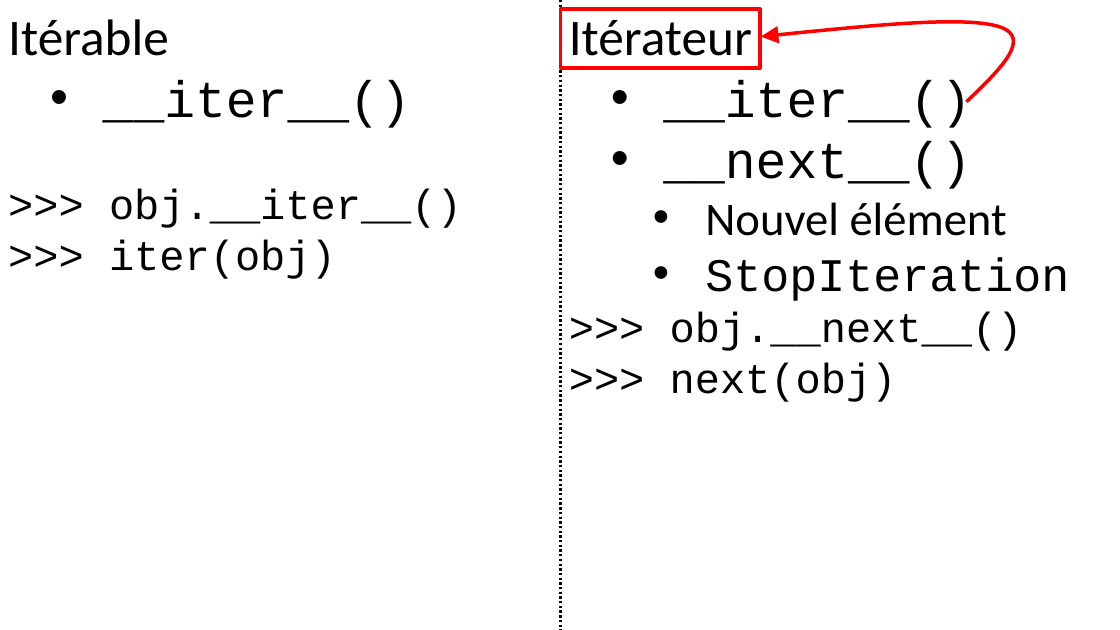
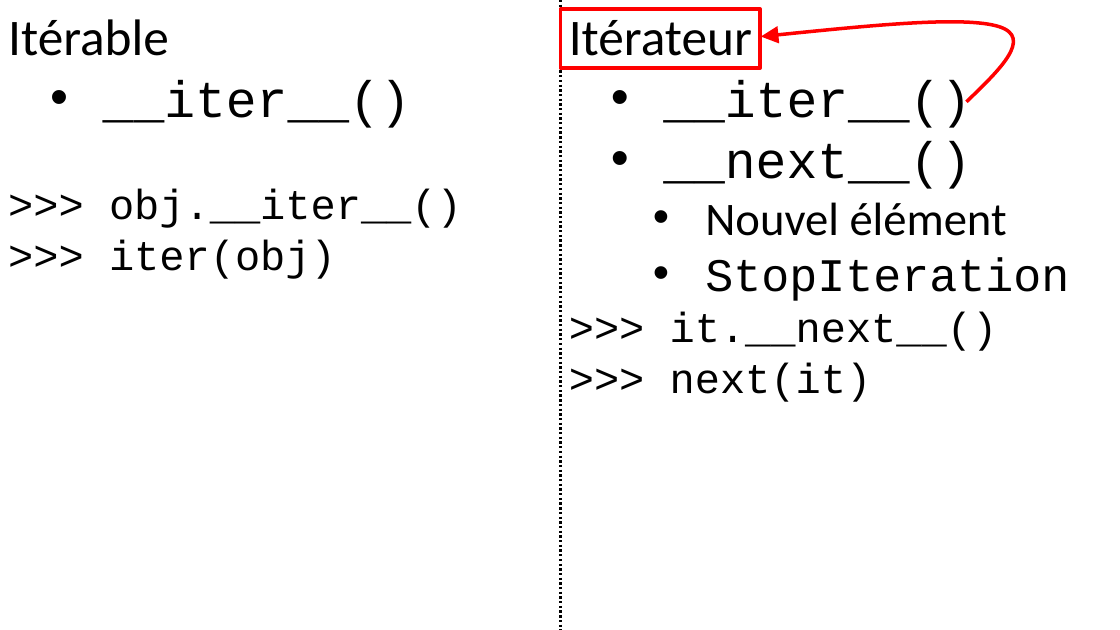
Before and after one commit to parmentelat/flotpython-archive, a slide deck: slide 3 of w5/w5-s1-av-slide1.pptx. Drawn at 1120x630 pixels with LibreOffice and Linux fonts; fonts in the diff are those of the drawing. Boxes give left, top, right and bottom in pixels: in the first picture for what was removed or moved away, otherwise in the second. Text is boxed around its words. In the diff, an @@ line names an element or a change of style, - is before the commit and + after.

```diff
--- a/w5/w5-s1-av-slide1.pptx
+++ b/w5/w5-s1-av-slide1.pptx
@@ text at [670,312,998,402]: text changed @@
->>> obj.__next__()
->>> next(obj)
+>>> it.__next__()
+>>> next(it)
```
Also in this commit, not shown: 8 other files.
